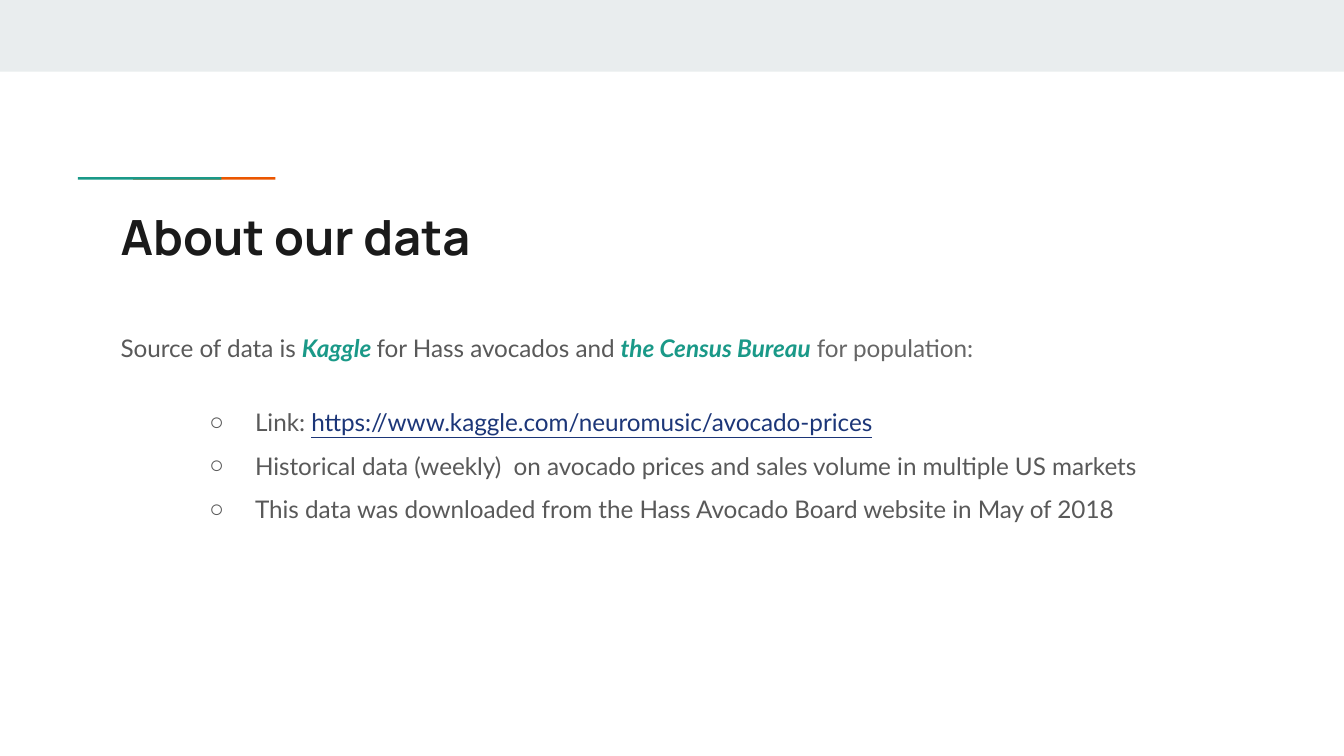
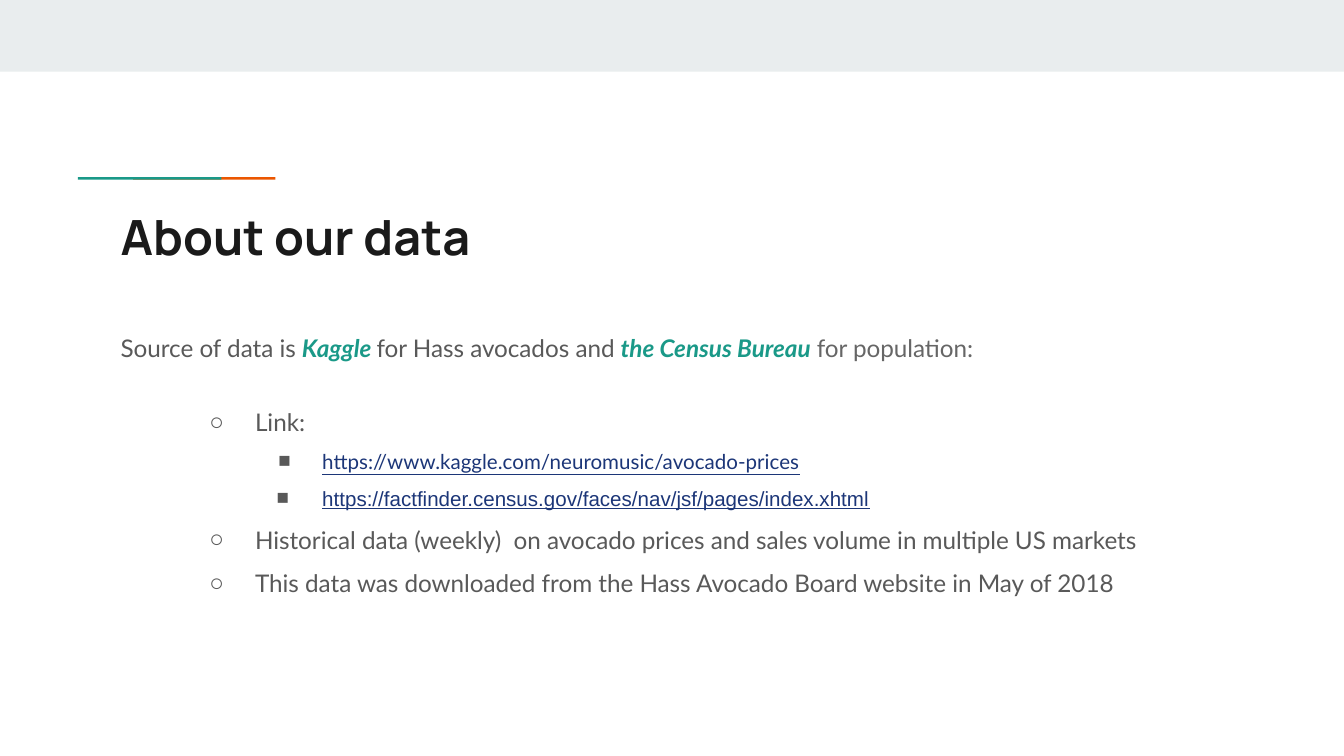
Before and after one commit to busy0312/Porject-1_-Team5, a slide deck: slide 8 of Slides.pptx. Drawn at 1344x756 pixels with LibreOffice and Linux fonts; fonts in the diff are those of the drawing. Boxes give left, top, right and bottom in pixels: in the first picture for what was removed or moved away, otherwise in the second. Text is boxed around its words. In the diff, an @@ line names an element or a change of style, - is before the commit and + after.

Commit message:
updated slides

```diff
--- a/Slides.pptx
+++ b/Slides.pptx
@@ text at (255, 413, 868, 511): text changed; size 13 to 11 pt; font Lato to Arial @@
-  ○ Link: https://www.kaggle.com/neuromusic/avocado-prices
+  ○ Link:
+    ■ https://www.kaggle.com/neuromusic/avocado-prices
+    ■ https://factfinder.census.gov/faces/nav/jsf/pages/index.xhtml
```
Also in this commit, not shown: 2 other slides changed, 1 other file.
